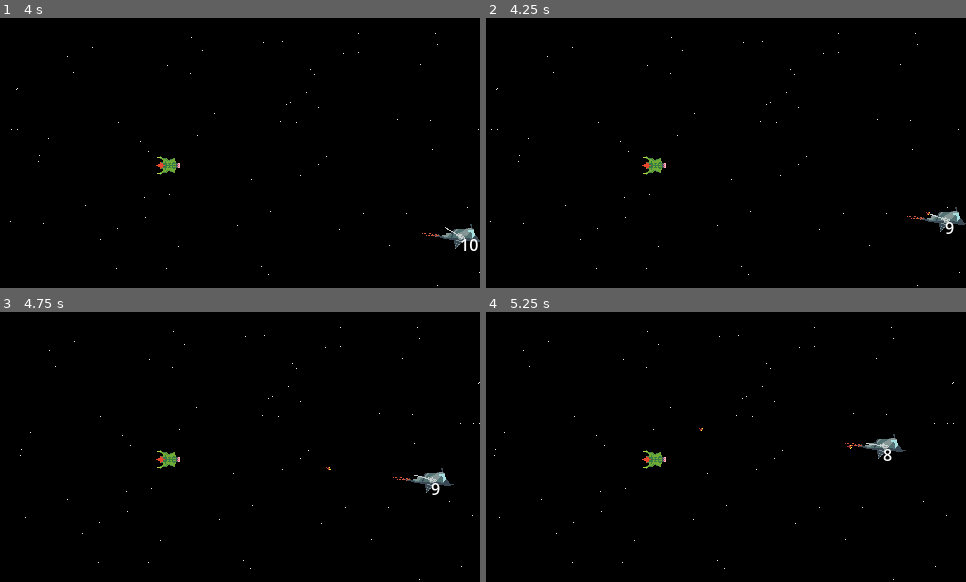
Above: before the commit, frames 1-4 (two rows, left to right).
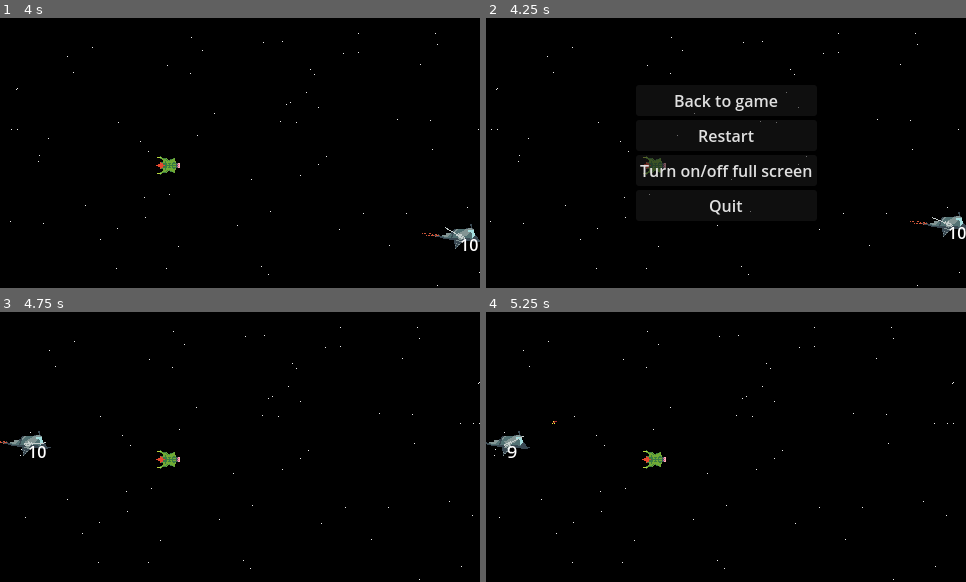
Above: after the commit, the same moments.

Repository: Wiolarz/Polyspear
Game: Godot game, scene res://Scenes/basic_map.tscn
Two runs of this game, one before a commit and one after it. Both use one fixed random seed, a clock stepped at 60 frames per second and the inputs below.
Inputs (mouse positions are in pixels of both pictures, inside the frame that each line leads up to):
- Up to frame 1 (4 s): move the mouse to (345, 139) at 0.52 s; press the mouse at (345, 139) at 0.53 s; hold Right 0.53-1.28 s; move the mouse to (144, 166) at 1.27 s; release the mouse at (144, 166) at 1.28 s; hold Down 1.28-2.03 s; tap one key every 0.75 s from 1.35 s: Ctrl (KEY_BREAKS) S (KEY_DOWN) A (KEY_LEFT) D (KEY_RIGHT); click (144, 166) at 1.55 s; move the mouse to (288, 93) at 2.02 s; press the mouse at (288, 93) at 2.03 s; hold Right 2.03-2.78 s; move the mouse to (216, 207) at 2.77 s; release the mouse at (216, 207) at 2.78 s; hold Up 2.78-3.53 s; click (216, 207) at 3.05 s; move the mouse to (384, 193) at 3.52 s; press the mouse at (384, 193) at 3.53 s; hold Left from 3.53 s (still down)
- Up to frame 2 (4.25 s): keep holding Left; tap Escape (MENU, bound only after the commit) at 4.15 s
- Up to frame 3 (4.75 s): release Left at 4.25 s; release the mouse at (384, 487) at 4.25 s; click (240, 430) at 4.25 s, where only the run after the commit has a clickable "Restart"
- Up to frame 4 (5.25 s): move the mouse to (582, 406) at 5.02 s; hold Left from 5.03 s (still down); click (582, 406) at 5.1 s

Frame 1 is identical in both runs. In frame 2, 2.3% of the frame differs, in the area x 32-100%, y 27-82%; in frame 3, 0.8%; in frame 4, 0.8%.

Commit message:
fixed ammunition usage bug + other small fixes

Diff:
--- a/Scripts/Background_Stars.gd
+++ b/Scripts/Background_Stars.gd
@@ -7,8 +7,3 @@
 	#material.set_shader("res://Scripts/stars.gdshader")
 	#material.set_shader_param("direction", Vector2(0.0,1.0))
 	#material.set_shader_param("speed_scale",0.02)
-
-
-# Called every frame. 'delta' is the elapsed time since the previous frame.
-func _process(delta):
-	pass
--- a/Scripts/GunTurret.gd
+++ b/Scripts/GunTurret.gd
@@ -20,14 +20,14 @@
 		if bullet == "cooldown":
 			return
 		elif bullet == "no_ammo":
-			current_gun.reload(ammuniton)
+			ammuniton -= current_gun.reload(ammuniton)
 			return
 
 	emit_signal("turret_shoots", rifle_exit.global_position, rotation_degrees, bullet)
 
 
 # Called every frame. 'delta' is the elapsed time since the previous frame.
-func _physics_process(delta):
+func _physics_process(_delta):
 	look_at(get_global_mouse_position())
 
 
--- a/Scripts/player.gd
+++ b/Scripts/player.gd
@@ -17,13 +17,21 @@
 
 
 
-signal bullet(pos, dir, ammo)
+signal bullet(pos, dir, bullet)
+
+
+func save_ship():
+	var player_dict = {
+		"AMMO": $Guns/Gun.ammuniton,
+	}
+
+	return player_dict
+
+func load_ship(loaded_player_data):
+	$GunTurret/Guns/Gun.ammuniton = loaded_player_data.AMMO
 
 
 
-
-func _ready():
-	pass
 
 func cheats():
 	if Input.is_action_just_pressed("CHEAT_IMMORTALITY"):
@@ -63,7 +71,7 @@
 
 	move_and_slide()
 
-func recharge():
+func break_recharge():
 	#print(ship_break_charges)
 	if ship_break_charges < ship_break_max_charges:
 		ship_break_timer += 1
@@ -73,11 +81,11 @@
 
 
 
-func _physics_process(delta):
+func _physics_process(_delta):
 	cheats()
 	movement()
-	recharge()
+	break_recharge()
 
 
-func _on_gun_turret_turret_shoots(pos, dir, ammo):
-	emit_signal("bullet", pos, dir, ammo)
+func _on_gun_turret_turret_shoots(pos, dir, bullet):
+	emit_signal("bullet", pos, dir, bullet)
--- a/help/List_of_Useful_Links.gd
+++ b/help/List_of_Useful_Links.gd
@@ -79,6 +79,8 @@
 
     var Saving
     """
+    https://docs.godotengine.org/en/stable/tutorials/io/saving_games.html
+
     8min Godot 4 Save and Load Tutorial using the new FileAccess class
     https://youtu.be/jGpG58MQf_I?si=Gl6EdoHA8mUifer4
     """
--- a/project.godot
+++ b/project.godot
@@ -24,7 +24,7 @@
 
 [input]
 
-EXIT_GAME={
+MENU={
 "deadzone": 0.5,
 "events": [Object(InputEventKey,"resource_local_to_scene":false,"resource_name":"","device":-1,"window_id":0,"alt_press …(182 unchanged characters)…
 ]
Renamed: Game_Description.gd -> help/Game_Description.gd
